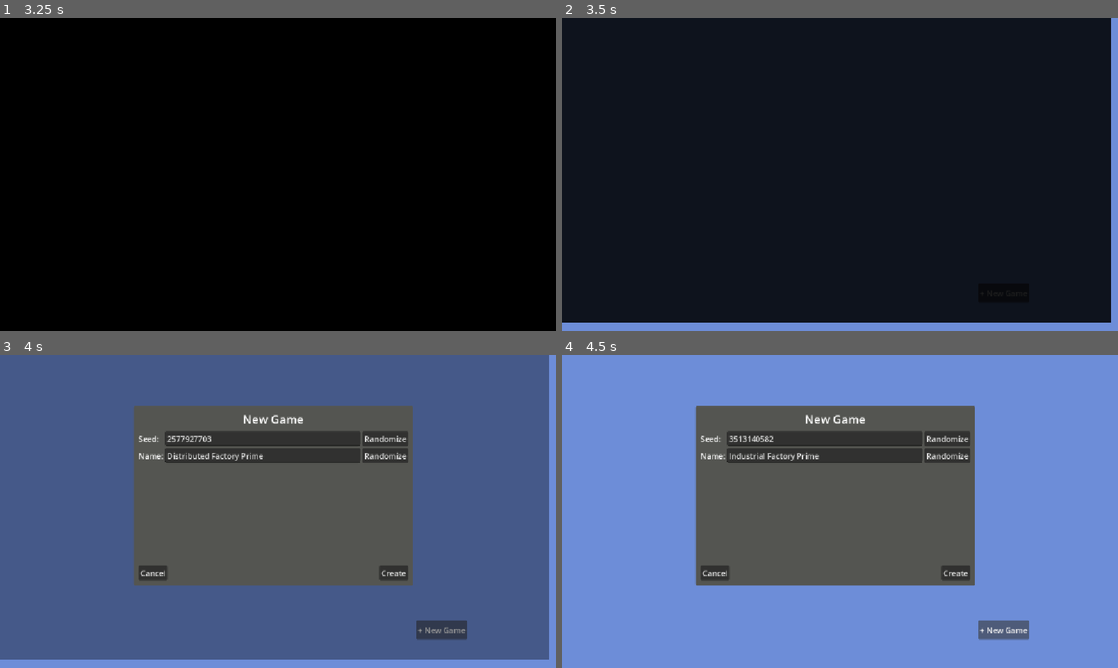
Above: before the commit, frames 1-4 (two rows, left to right).
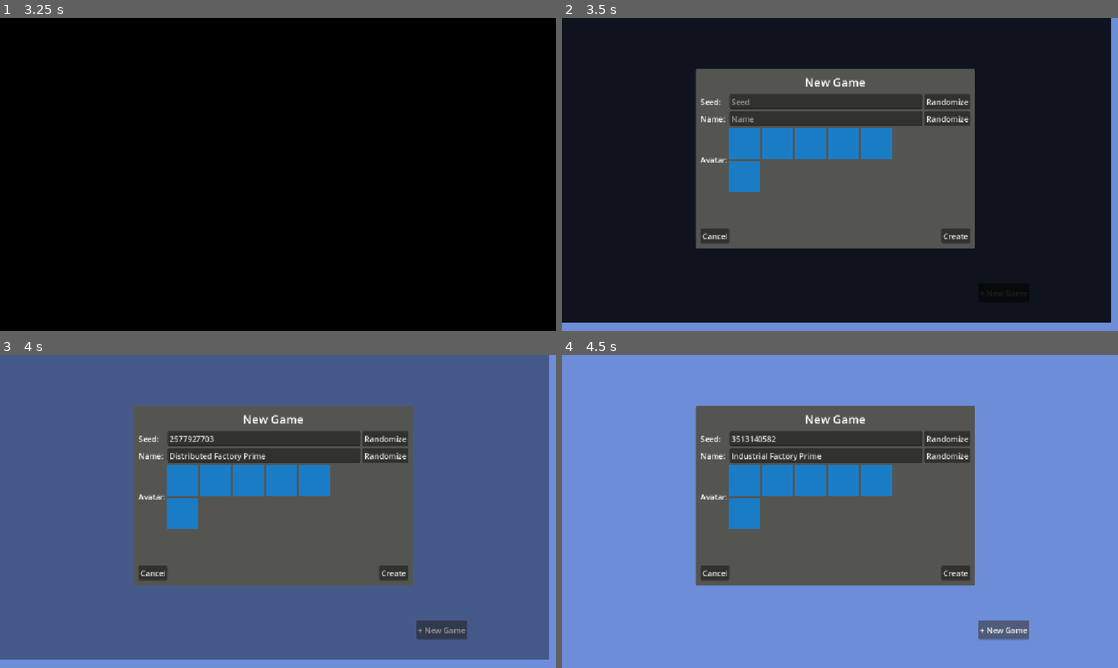
Above: after the commit, the same moments.

Repository: Nils1024/restock
Game: Godot game, scene res://assets/scenes/menus/main_menu.tscn
Same seed, same stepped clock (60 frames per second), same inputs: the game is played once before the commit and once after it. The engine's default icon, where the game draws it, is replaced by a stand-in: a white triangle on a blue panel in a dark square. Sound files missing from this copy of the repository are replaced by a short silence.
Inputs (mouse positions are in pixels of both pictures, inside the frame that each line leads up to):
- Up to frame 1 (3.25 s): click "Play" at 0.5 s; click "Play" at 1.25 s; tap Enter (ui_accept) at 2, 2.27 s; move the mouse to (400, 158) at 2.02 s; hold Right 2.03-2.75 s; hold Mouse wheel down (zoom_in) 2.03-2.75 s; click (400, 158) at 2.17 s; drag from (166, 190) to (250, 237) at 2.77 s
- Up to frame 2 (3.5 s): no input
- Up to frame 3 (4 s): click "+ New Game" at 3.5 s
- Up to frame 4 (4.5 s): click "+ New Game" at 4.25 s

Frame 1 is identical in both runs. In frame 2, 29% of the frame differs, in the area x 24-75%, y 16-74%; in frame 3, 3.8%; in frame 4, 3.8%.

Commit message:
Tried fixing the shop item sizes and started adding avatar selection

Diff:
--- a/assets/data/audio_data/MUSIC_1.tres
+++ b/assets/data/audio_data/MUSIC_1.tres
@@ -6,5 +6,4 @@
 [resource]
 script = ExtResource("1_4hudy")
 sound_effect = ExtResource("2_uhfva")
-volume = 10
 metadata/_custom_type_script = "uid://3yxx7u6hrbq0"
--- a/assets/data/shop_items/HQ.tres
+++ b/assets/data/shop_items/HQ.tres
@@ -1,10 +1,12 @@
 [gd_resource type="Resource" script_class="ShopItem" format=3 uid="uid://bu1lwjlmdwf7l"]
 
+[ext_resource type="Texture2D" uid="uid://b5d86uris7den" path="res://icon.svg" id="1_4ua6w"]
 [ext_resource type="Script" uid="uid://b3cbe3r04ijnp" path="res://assets/scripts/game/shop/ShopItem.gd" id="1_plp8i"]
 
 [resource]
 script = ExtResource("1_plp8i")
 id = "0"
 label = "HQ"
+image = ExtResource("1_4ua6w")
 price = 100
 metadata/_custom_type_script = "uid://b3cbe3r04ijnp"
--- a/assets/scenes/menus/save_selection_Menu.tscn
+++ b/assets/scenes/menus/save_selection_Menu.tscn
@@ -2,6 +2,7 @@
 
 [ext_resource type="PackedScene" uid="uid://bp5xe7rsa044r" path="res://assets/scenes/util/fade_transition.tscn" id="1_qjqap"]
 [ext_resource type="Script" uid="uid://2vojsmoug1u1" path="res://assets/scripts/ui/save_selection_menu.gd" id="1_wc18j"]
+[ext_resource type="Texture2D" uid="uid://sfy6v4ppj1qt" path="res://assets/images/avatars/Avatar Placeholder.svg" id="2_mjmsl"]
 
 [sub_resource type="StyleBoxFlat" id="StyleBoxFlat_mjmsl"]
 bg_color = Color(0.33034465, 0.33588725, 0.3182867, 1)
@@ -38,7 +39,6 @@
 text = "+ New Game"
 
 [node name="MarginContainer" type="MarginContainer" parent="." unique_id=392042630]
-visible = false
 z_index = 2
 offset_left = 277.0
 offset_top = 106.0
@@ -97,6 +97,61 @@
 layout_mode = 2
 text = "Randomize"
 
+[node name="Label" type="Label" parent="MarginContainer/MarginContainer/VBoxContainer2/GridContainer" unique_id=828632997]
+layout_mode = 2
+text = "Avatar:"
+
+[node name="VBoxContainer" type="VBoxContainer" parent="MarginContainer/MarginContainer/VBoxContainer2/GridContainer" unique_id=1707734841]
+layout_mode = 2
+
+[node name="HBoxContainer" type="HBoxContainer" parent="MarginContainer/MarginContainer/VBoxContainer2/GridContainer/VBoxContainer" unique_id=979373561]
+layout_mode = 2
+
+[node name="TextureRect" type="TextureRect" parent="MarginContainer/MarginContainer/VBoxContainer2/GridContainer/VBoxContainer/HBoxContainer" unique_id=2050791937]
+custom_minimum_size = Vector2(64, 64)
+layout_mode = 2
+texture = ExtResource("2_mjmsl")
+expand_mode = 1
+stretch_mode = 4
+
+[node name="TextureRect2" type="TextureRect" parent="MarginContainer/MarginContainer/VBoxContainer2/GridContainer/VBoxContainer/HBoxContainer" unique_id=906648488]
+custom_minimum_size = Vector2(64, 64)
+layout_mode = 2
+texture = ExtResource("2_mjmsl")
+expand_mode = 1
+stretch_mode = 4
+
+[node name="TextureRect3" type="TextureRect" parent="MarginContainer/MarginContainer/VBoxContainer2/GridContainer/VBoxContainer/HBoxContainer" unique_id=794863294]
+custom_minimum_size = Vector2(64, 64)
+layout_mode = 2
+texture = ExtResource("2_mjmsl")
+expand_mode = 1
+stretch_mode = 4
+
+[node name="TextureRect4" type="TextureRect" parent="MarginContainer/MarginContainer/VBoxContainer2/GridContainer/VBoxContainer/HBoxContainer" unique_id=51701116]
+custom_minimum_size = Vector2(64, 64)
+layout_mode = 2
+texture = ExtResource("2_mjmsl")
+expand_mode = 1
+stretch_mode = 4
+
+[node name="TextureRect5" type="TextureRect" parent="MarginContainer/MarginContainer/VBoxContainer2/GridContainer/VBoxContainer/HBoxContainer" unique_id=239218051]
+custom_minimum_size = Vector2(64, 64)
+layout_mode = 2
+texture = ExtResource("2_mjmsl")
+expand_mode = 1
+stretch_mode = 4
+
+[node name="HBoxContainer2" type="HBoxContainer" parent="MarginContainer/MarginContainer/VBoxContainer2/GridContainer/VBoxContainer" unique_id=421683165]
+layout_mode = 2
+
+[node name="TextureRect" type="TextureRect" parent="MarginContainer/MarginContainer/VBoxContainer2/GridContainer/VBoxContainer/HBoxContainer2" unique_id=99088809]
+custom_minimum_size = Vector2(64, 64)
+layout_mode = 2
+texture = ExtResource("2_mjmsl")
+expand_mode = 1
+stretch_mode = 4
+
 [node name="Spacer" type="AspectRatioContainer" parent="MarginContainer/MarginContainer/VBoxContainer2" unique_id=1685591348]
 layout_mode = 2
 size_flags_horizontal = 3
--- a/assets/scenes/util/ui/ShopItemCard.tscn
+++ b/assets/scenes/util/ui/ShopItemCard.tscn
@@ -1,14 +1,19 @@
 [gd_scene format=3 uid="uid://c5cwx2s4t6kut"]
 
 [ext_resource type="Script" uid="uid://d0372e3j1fl6b" path="res://assets/scripts/game/shop/ShopItemCard.gd" id="1_wqduy"]
-[ext_resource type="Texture2D" uid="uid://b5d86uris7den" path="res://icon.svg" id="2_a6k5a"]
+[ext_resource type="Texture2D" uid="uid://df75xrj2bie8a" path="res://icon.svg" id="2_a6k5a"]
 
 [node name="ShopItemCard" type="PanelContainer" unique_id=527752103]
+custom_minimum_size = Vector2(88, 88)
+offset_right = 96.0
+offset_bottom = 96.0
 script = ExtResource("1_wqduy")
 
 [node name="BuyButton" type="TextureButton" parent="." unique_id=846959447]
 layout_mode = 2
 texture_normal = ExtResource("2_a6k5a")
+ignore_texture_size = true
+stretch_mode = 4
 
 [node name="NameContainer" type="VBoxContainer" parent="." unique_id=2065110781]
 layout_mode = 2
--- a/assets/scenes/util/ui/ingame_menu.tscn
+++ b/assets/scenes/util/ui/ingame_menu.tscn
@@ -2,13 +2,6 @@
 
 [ext_resource type="Script" uid="uid://1ssalf2e05ju" path="res://assets/scripts/ui/ingame_menu.gd" id="1_jg7hv"]
 [ext_resource type="Texture2D" uid="uid://eackjqaq4u67" path="res://assets/images/Clipboard.svg" id="2_u445c"]
-
-[sub_resource type="StyleBoxFlat" id="StyleBoxFlat_pa57f"]
-bg_color = Color(0.47479695, 1.1130236e-06, 3.6098064e-07, 1)
-corner_radius_top_left = 3
-corner_radius_top_right = 3
-corner_radius_bottom_right = 3
-corner_radius_bottom_left = 3
 
 [node name="IngameMenu" type="CanvasLayer" unique_id=889833759]
 script = ExtResource("1_jg7hv")
@@ -21,21 +14,16 @@
 layout_mode = 2
 texture = ExtResource("2_u445c")
 
-[node name="Close" type="Button" parent="." unique_id=950747340]
-offset_left = 736.0
-offset_top = 55.0
-offset_right = 769.0
-offset_bottom = 86.0
-theme_override_colors/font_color = Color(0, 0, 0, 1)
-theme_override_styles/normal = SubResource("StyleBoxFlat_pa57f")
-text = "X"
-
 [node name="VBoxContainer" type="VBoxContainer" parent="." unique_id=112223293]
 offset_left = 521.0
 offset_top = 211.0
 offset_right = 642.0
 offset_bottom = 417.0
 theme_override_constants/separation = 48
+
+[node name="Close" type="Button" parent="VBoxContainer" unique_id=20811491]
+layout_mode = 2
+text = "Continue"
 
 [node name="Help" type="Button" parent="VBoxContainer" unique_id=784847276]
 layout_mode = 2
@@ -49,7 +37,7 @@
 layout_mode = 2
 text = "Save"
 
-[connection signal="pressed" from="Close" to="." method="_on_close_pressed"]
+[connection signal="pressed" from="VBoxContainer/Close" to="." method="_on_close_pressed"]
 [connection signal="pressed" from="VBoxContainer/Help" to="." method="_on_help_pressed"]
 [connection signal="pressed" from="VBoxContainer/Settings" to="." method="_on_settings_pressed"]
 [connection signal="pressed" from="VBoxContainer/Save" to="." method="_on_save_pressed"]
--- a/assets/scenes/util/ui/textbox.tscn
+++ b/assets/scenes/util/ui/textbox.tscn
@@ -1,7 +1,7 @@
 [gd_scene format=3 uid="uid://bdtulldwsqkq4"]
 
 [ext_resource type="Script" uid="uid://djyud2ustj6y2" path="res://assets/scripts/ui/textbox.gd" id="1_vpp3o"]
-[ext_resource type="Texture2D" uid="uid://k2nx65op0uwm" path="res://assets/images/placeholder.jpg" id="2_ea0ms"]
+[ext_resource type="Texture2D" uid="uid://07l5oinqlvu7" path="res://assets/images/tutorial/Tutor Placeholder.svg" id="2_ea0ms"]
 
 [sub_resource type="StyleBoxFlat" id="StyleBoxFlat_vpp3o"]
 bg_color = Color(1, 1, 1, 1)
@@ -34,9 +34,11 @@
 theme_override_constants/separation = 9
 
 [node name="TextureRect" type="TextureRect" parent="TextboxContainer/MarginContainer/HBoxContainer" unique_id=2134171434]
+custom_minimum_size = Vector2(96, 128)
 layout_mode = 2
 texture = ExtResource("2_ea0ms")
-expand_mode = 3
+expand_mode = 4
+stretch_mode = 5
 
 [node name="VBoxContainer" type="VBoxContainer" parent="TextboxContainer/MarginContainer/HBoxContainer" unique_id=1706582555]
 layout_mode = 2
@@ -46,6 +48,7 @@
 layout_mode = 2
 
 [node name="Text" type="Label" parent="TextboxContainer/MarginContainer/HBoxContainer/VBoxContainer/HBoxContainer" unique_id=751770146]
+custom_minimum_size = Vector2(200, 100)
 layout_mode = 2
 size_flags_horizontal = 3
 size_flags_vertical = 1
--- /dev/null
+++ b/assets/scripts/game/BuildingManager.gd
@@ -0,0 +1,11 @@
+extends Node
+
+
+# Called when the node enters the scene tree for the first time.
+func _ready() -> void:
+	pass # Replace with function body.
+
+
+# Called every frame. 'delta' is the elapsed time since the previous frame.
+func _process(delta: float) -> void:
+	pass
--- a/assets/scripts/game/shop/ShopItem.gd
+++ b/assets/scripts/game/shop/ShopItem.gd
@@ -5,4 +5,5 @@
 @export var id: String = ""
 @export var label: String = ""
 @export var description: String = ""
+@export var image: CompressedTexture2D
 @export var price: int = 0
--- a/assets/scripts/game/shop/ShopItemCard.gd
+++ b/assets/scripts/game/shop/ShopItemCard.gd
@@ -10,6 +10,10 @@
 	self.item = item
 	$VBoxContainer/PriceContainer/Price.text = str(item.price)
 	$NameContainer/Name.text = item.label
+	$BuyButton.texture_normal = item.image
+	size = Vector2i(64, 64)
+	custom_minimum_size = Vector2i(64, 64)
+
 
 
 func _on_buy_button_pressed() -> void:
--- a/assets/scripts/services/AudioService/AudioService.gd
+++ b/assets/scripts/services/AudioService/AudioService.gd
@@ -9,7 +9,7 @@
 		sound_effect_dict[sound_effect.type] = sound_effect
 
 
-func create_2d_audio_at_location(location: Vector2i, type: SoundEffect.SOUND_EFFECT_TYPE) -> void:
+func create_2d_audio_at_location(location: Vector2i, type: SoundEffect.SOUND_EFFECT_TYPE, auto_restart: bool = false) -> void:
 	if sound_effect_dict.has(type):
 		var sound_effect: SoundEffect = sound_effect_dict[type]
 		var new_2d_audio: AudioStreamPlayer2D = AudioStreamPlayer2D.new()
@@ -18,8 +18,13 @@
 		new_2d_audio.stream = sound_effect.sound_effect
 		new_2d_audio.volume_db = sound_effect.volume
 		new_2d_audio.set_meta("type", type)
-		new_2d_audio.finished.connect(new_2d_audio.queue_free)
+
+		if auto_restart:
+			new_2d_audio.finished.connect(new_2d_audio.play)
+		else:
+			new_2d_audio.finished.connect(new_2d_audio.queue_free)
 		new_2d_audio.play()
+
 	else:
 		push_warning("AudioService - Failed to find audio for: ", type)
 
Not shown, added: assets/scripts/game/BuildingManager.gd.uid
Not shown, changed: icon.svg.import
